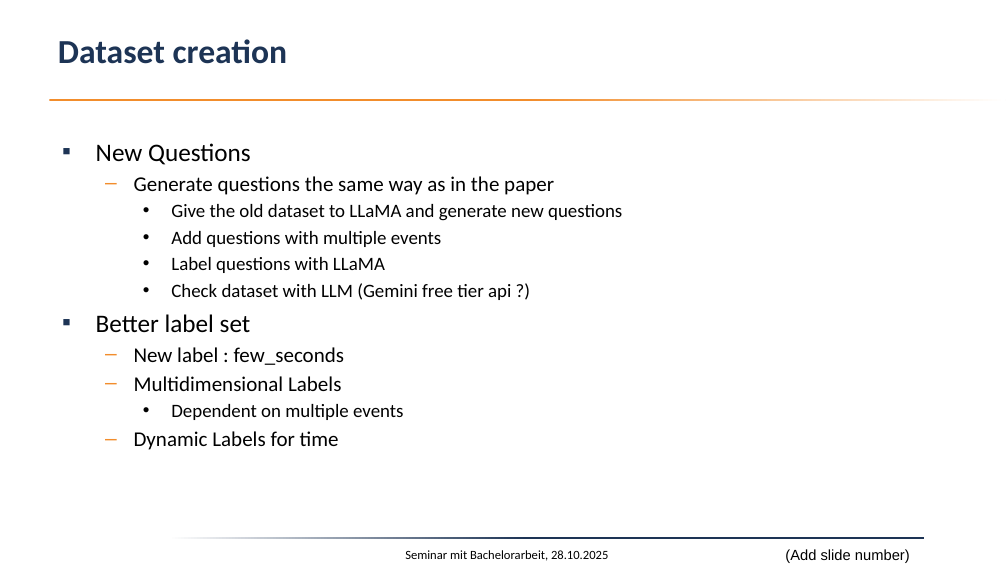
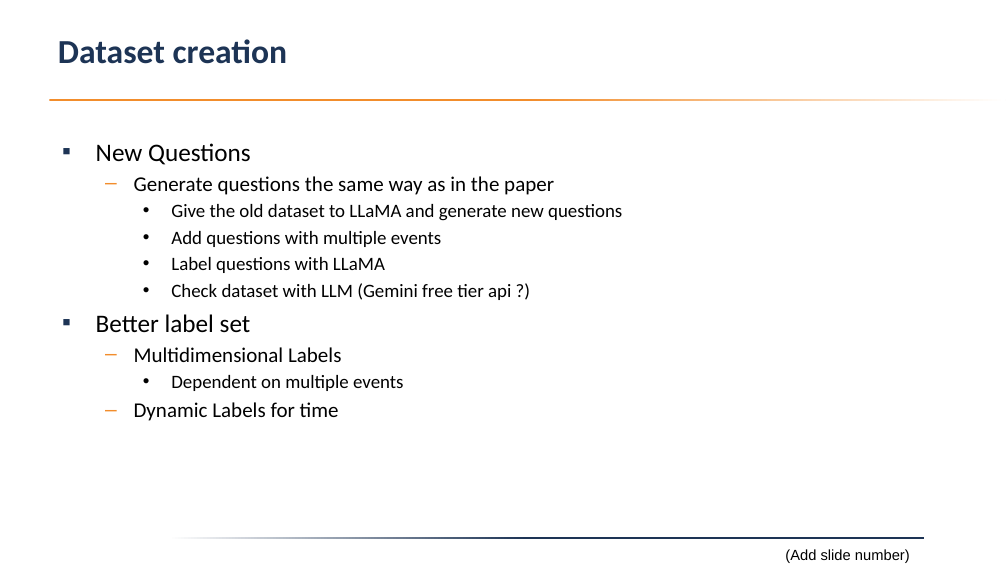
Before and after one commit to Fabianstw/RecencyQA_MultiEvent, a slide deck: slide 2 of plan/initalpresentation.pptx. Drawn at 1008x567 pixels with LibreOffice and Linux fonts; fonts in the diff are those of the drawing; background and template pictures are left out. Boxes give left, top, right and bottom in pixels: in the first picture for what was removed or moved away, otherwise in the second. Text is boxed around its words. In the diff, an @@ line names an element or a change of style, - is before the commit and + after.

Commit message:
Remove dates from pptx and remove few_seconds idea

```diff
--- a/plan/initalpresentation.pptx
+++ b/plan/initalpresentation.pptx
@@ text at <box>134,347,345,365</box>: paragraph removed @@
-  – New label : few_seconds
@@ text removed at <box>405,550,608,561</box> @@
-Seminar mit Bachelorarbeit, 28.10.2025
```
Also in this commit, not shown: 4 other slides changed.
